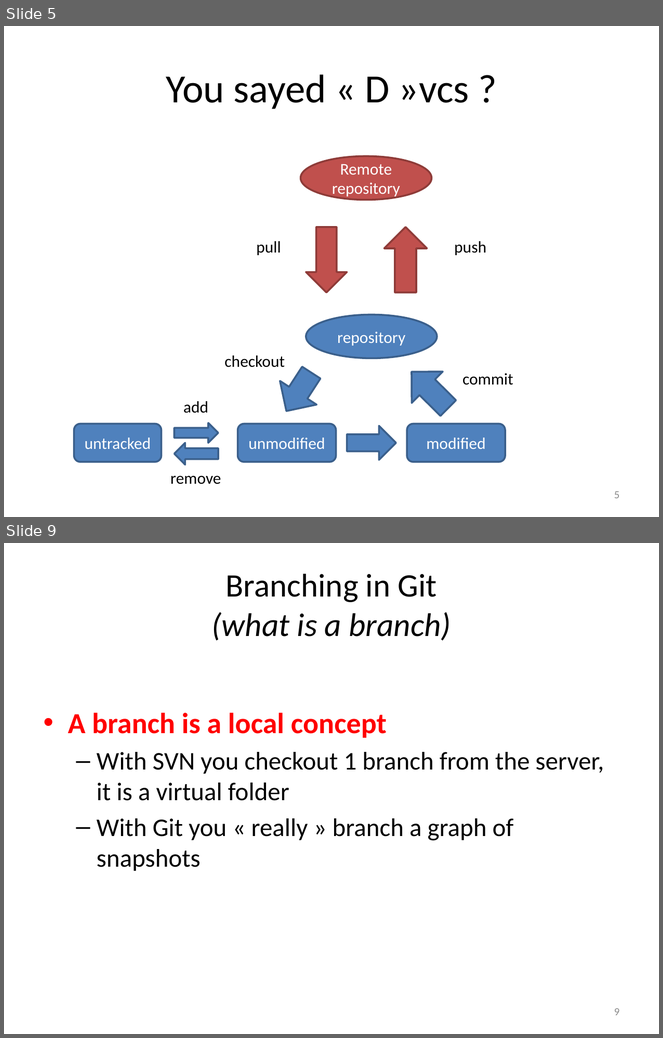
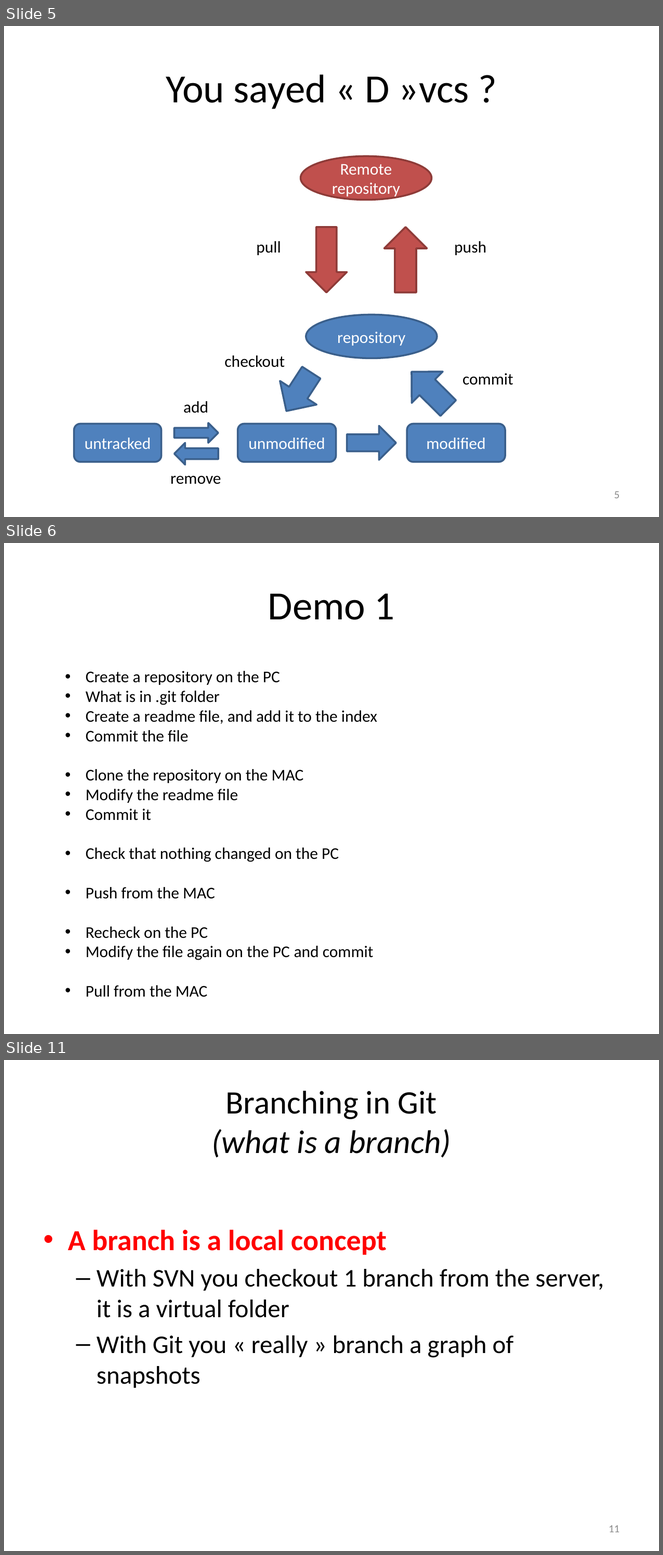
Before and after one commit to adrien59cadri/git_presentation, a slide deck: powerpoint/Nouveau Microsoft PowerPoint Presentation.pptx. Shown one above the other, each under a label of ours: slides 5 and 9 before the commit, slides 5, 6 and 11 after it; the slides between them are not shown. The pictures are 663x1038 and 663x1555 pixels, drawn with LibreOffice and Linux fonts; fonts in the diff are those of the drawing. Boxes give left, top, right and bottom in pixels: in the first picture for what was removed or moved away, otherwise in the second. Text is boxed around its words. In the diff, an @@ line names an element or a change of style, - is before the commit and + after.

Commit message:
changes

```diff
--- a/powerpoint/Nouveau Microsoft PowerPoint Presentation.pptx
+++ b/powerpoint/Nouveau Microsoft PowerPoint Presentation.pptx
@@ slide 6 added at (x1=4, y1=543, x2=659, y2=1034), background #FFFFFF @@
@@ title added at (x1=268, y1=593, x2=395, y2=620), 44 pt, text #000000 @@
+Demo 1
@@ text added at (x1=86, y1=671, x2=377, y2=997), 18 pt, text #000000 @@
+• Create a repository on the PC
+• What is in .git folder
+• Create a readme file, and add it to the index
+• Commit the file
+• Clone the repository on the MAC
+• Modify the readme file
+• Commit it
+• Check that nothing changed on the PC
+• Push from the MAC
+• Recheck on the PC
+• Modify the file again on the PC and commit
+• Pull from the MAC
@@ what was slide 9 is now slide 11 @@
@@ page number at (x1=609, y1=1525, x2=620, y2=1533): text changed @@
-9
+11
```
Also in this commit, not shown: 1 slide changed, 3 other slides added, 2 slides removed.
